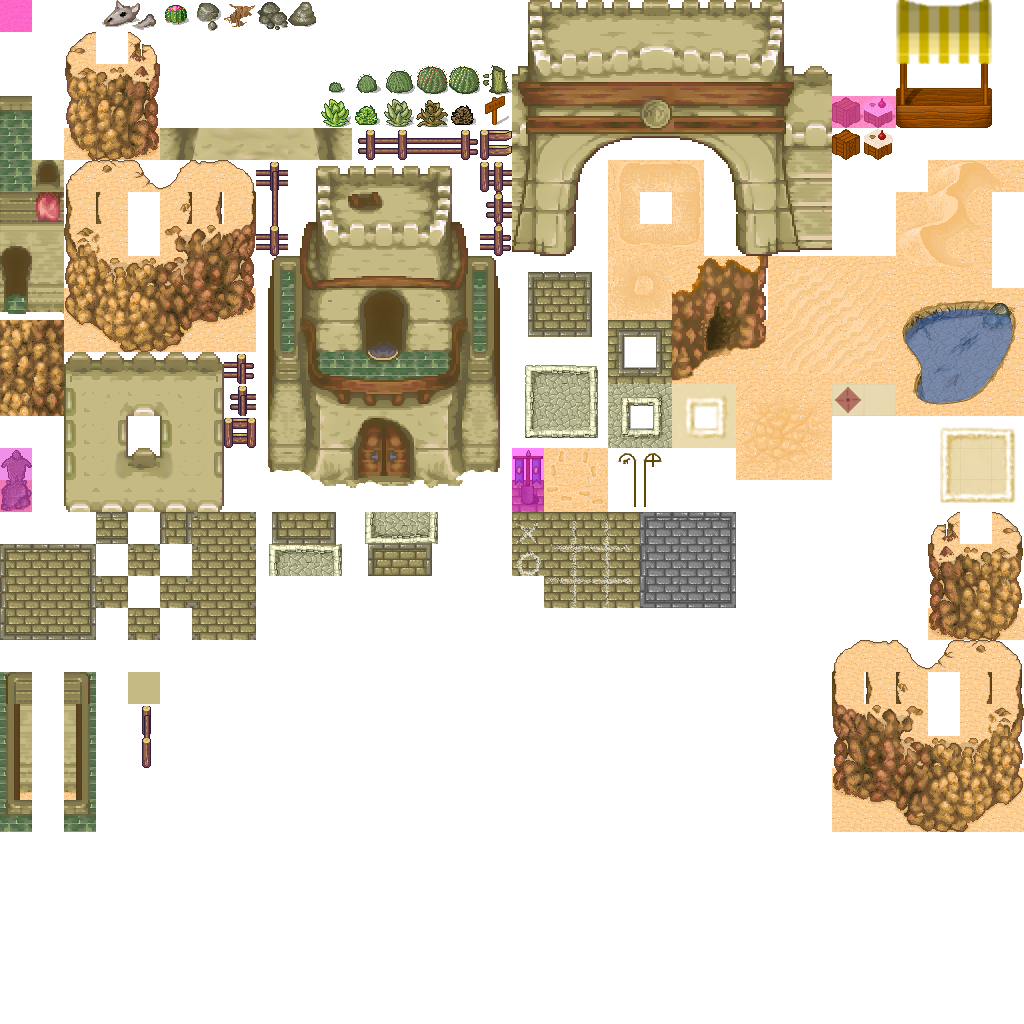
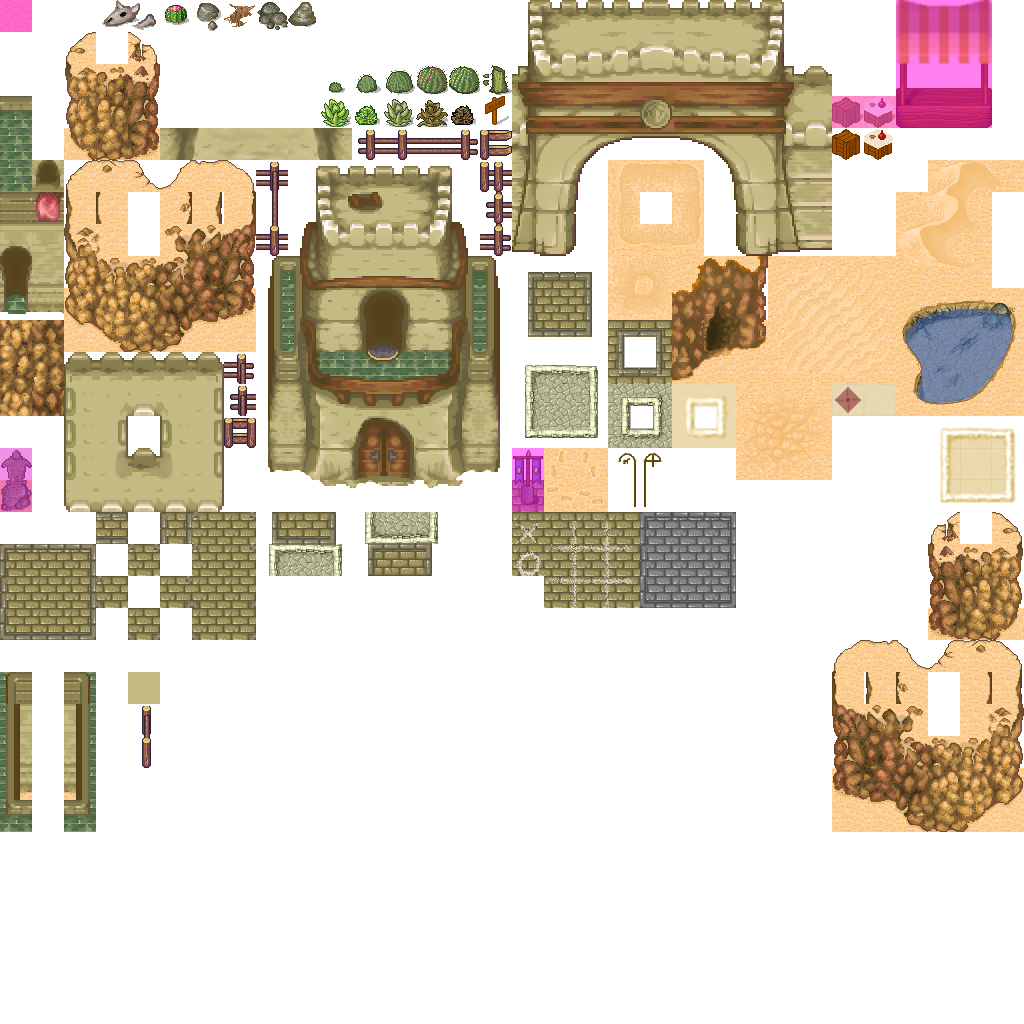
Layers edited between the first and the second w=1024, h=1024 image:
painted on "Pinklayer" over bbox(896, 0, 992, 128)
